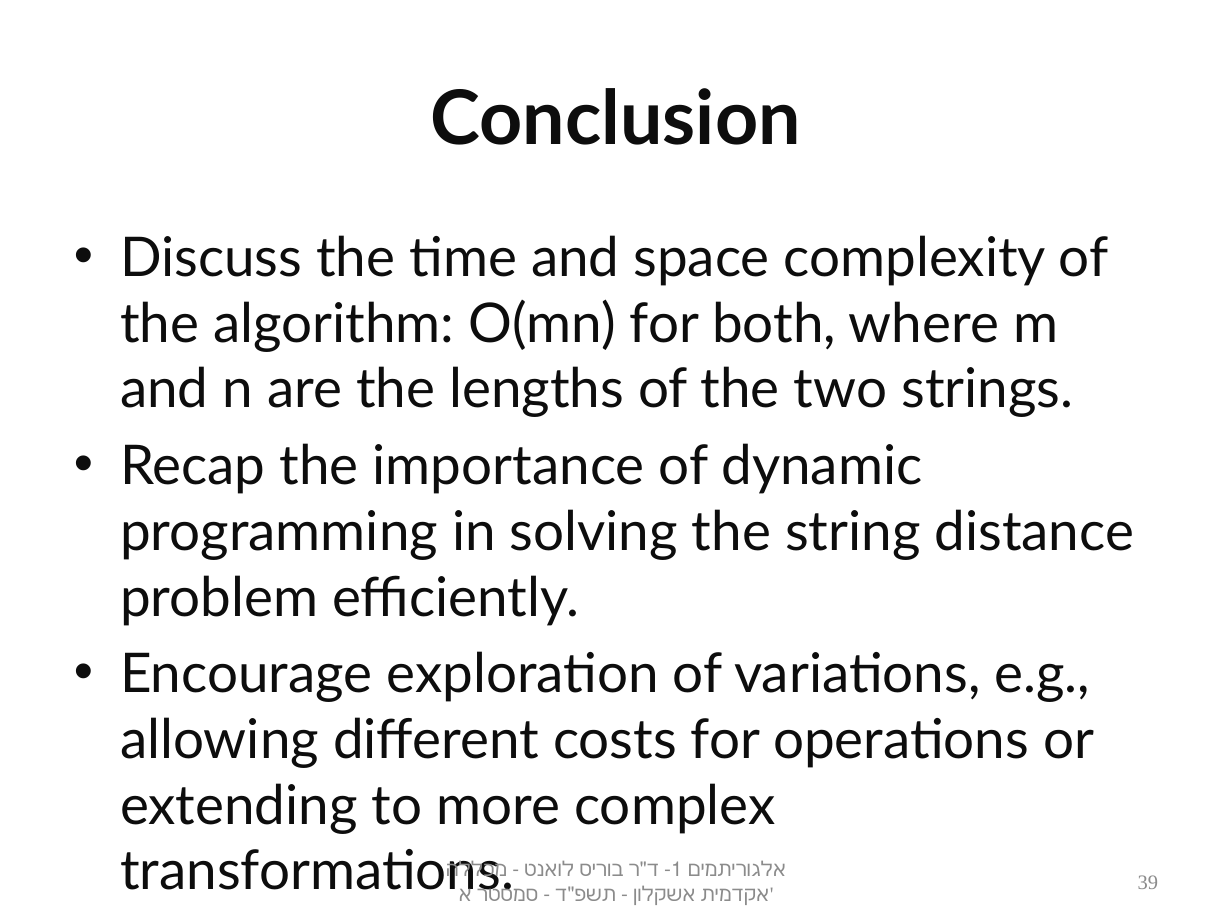
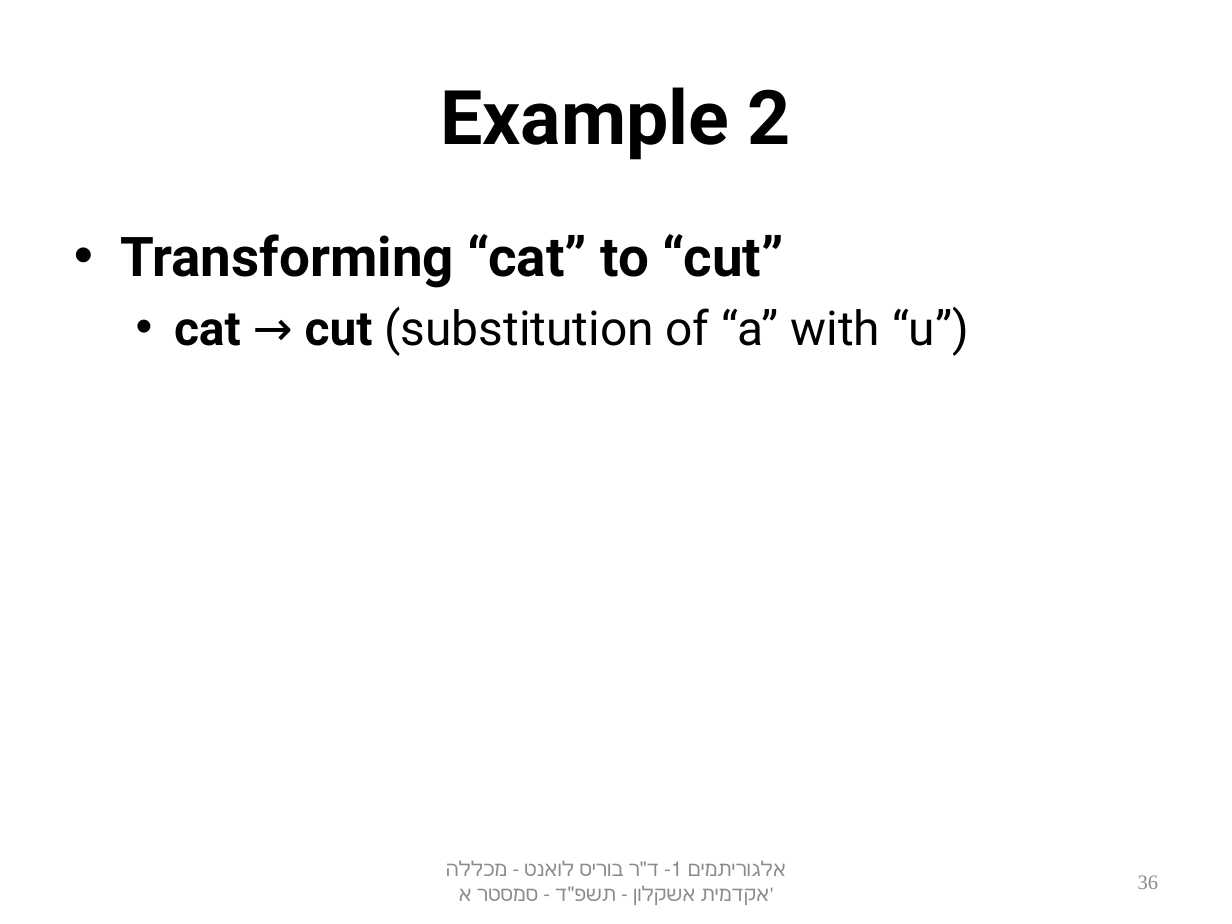
Before and after one commit to borislevant/algorithms, a slide deck: slide 36 of algorithms1_dynamic_programing.pptx (slide 39 before the commit). Drawn at 1232x924 pixels with LibreOffice and Linux fonts; fonts in the diff are those of the drawing. Boxes give left, top, right and bottom in pixels: in the first picture for what was removed or moved away, otherwise in the second. Text is boxed around its words. In the diff, an @@ line names an element or a change of style, - is before the commit and + after.

Commit message:
Add files via upload
Fixed a few errors in the Dynamic programming

```diff
--- a/algorithms1_dynamic_programing.pptx
+++ b/algorithms1_dynamic_programing.pptx
@@ title at [440,87,791,160]: text changed; font Lato to Roboto; text colour #0D0D0D to #000000 @@
-Conclusion
+Example 2
@@ text at [120,234,969,356]: text changed; size 32 to 28 pt; font Lato to Roboto; text colour #0D0D0D to #000000; bold on @@
-• Discuss the time and space complexity of the algorithm: O(mn) for both, where m and n are the lengths of the two strings.
-• Recap the importance of dynamic programming in solving the string distance problem efficiently.
-• Encourage exploration of variations, e.g., allowing different costs for operations or extending to more complex transformations.
+• Transforming “cat” to “cut”
+  • cat → cut (substitution of “a” with “u”)
@@ page number at [1138,875,1158,889]: text changed @@
-39
+36
```
Also in this commit, not shown: 6 other slides changed, 6 slides added.
